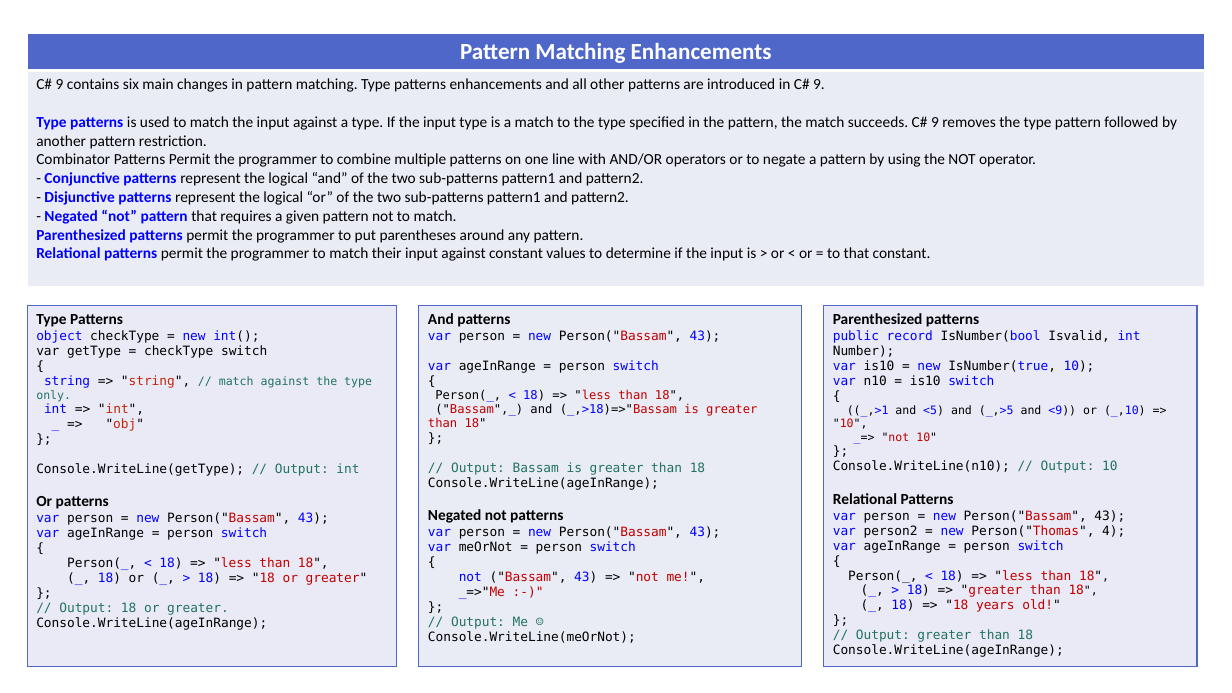
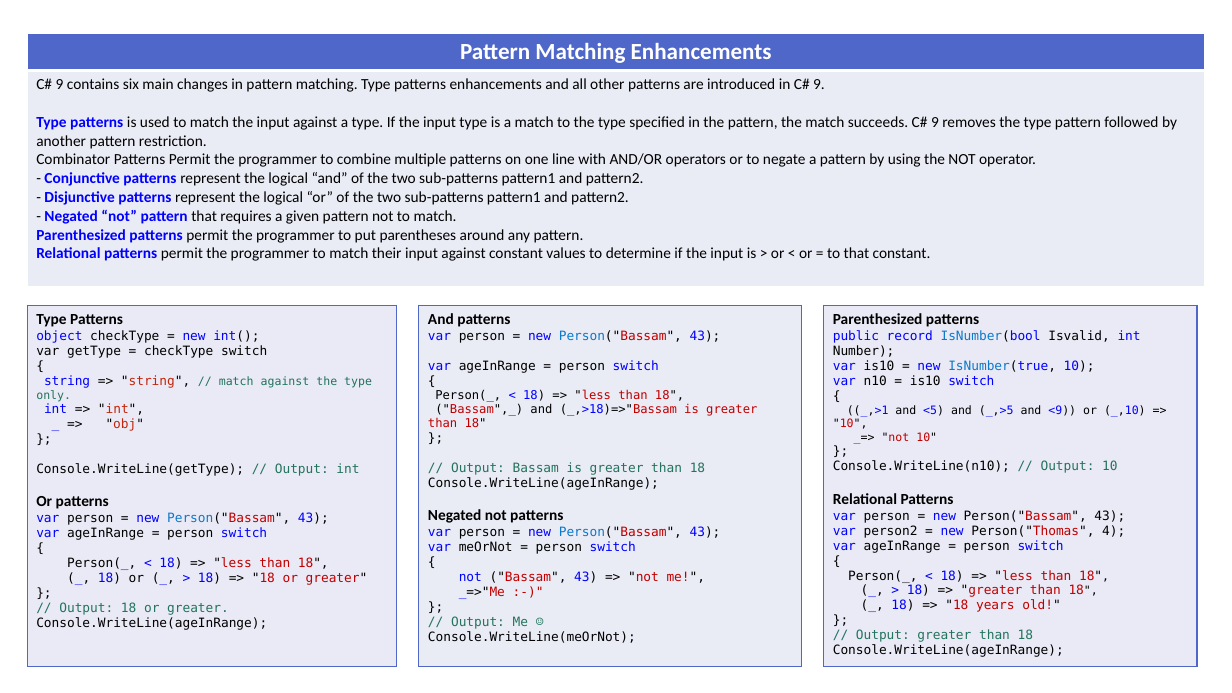
Before and after one commit to alugili/CSharp-9-CheatSheet, a slide deck: slide 2 of CSharp_9_CheatSheet.pptx. Drawn at 1232x693 pixels with LibreOffice and Linux fonts; fonts in the diff are those of the drawing. Boxes give left, top, right and bottom in pixels: in the first picture for what was removed or moved away, otherwise in the second. Text is boxed around its words. In the diff, an @@ line names an element or a change of style, - is before the commit and + after.

```diff
--- a/CSharp_9_CheatSheet.pptx
+++ b/CSharp_9_CheatSheet.pptx
@@ table at [27,305,396,666] @@
@@ text colour #000000 to #0D79CA in "Person("Bassam"," @@
@@ table at [419,305,801,666] @@
@@ text colour #000000 to #0D79CA in "Person("Bassam",", "Person("Bassam"," @@
@@ table at [823,305,1197,666] @@
@@ text colour #000000 to #0D79CA in "IsNumber(bool", "IsNumber(true," @@
```
Also in this commit, not shown: 4 other slides changed, 1 other file.
